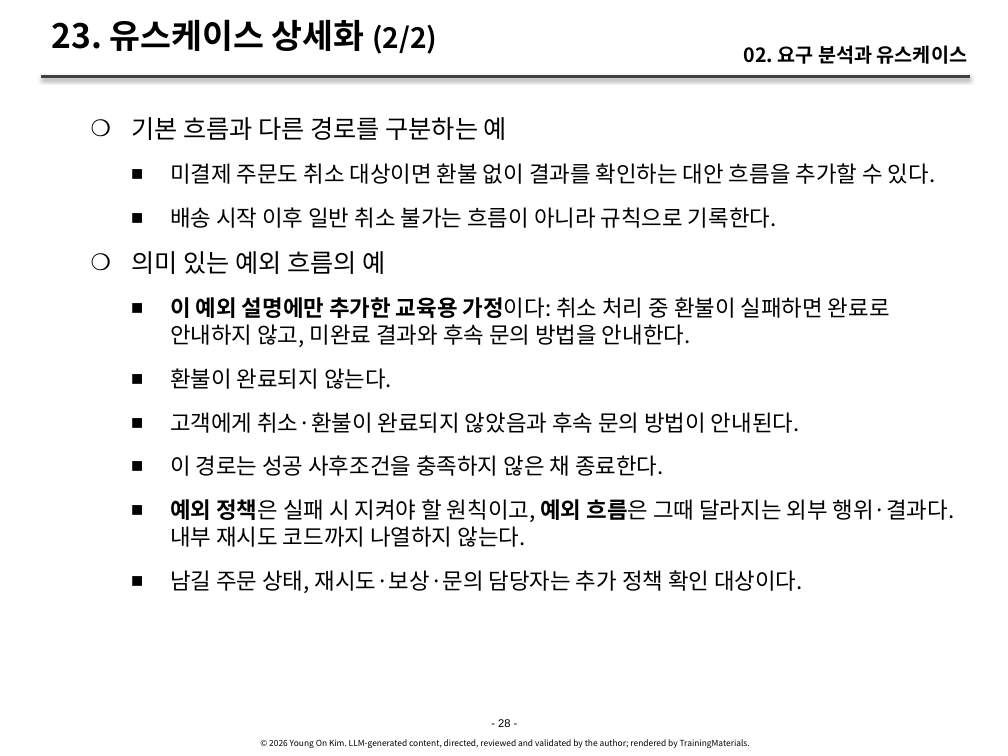
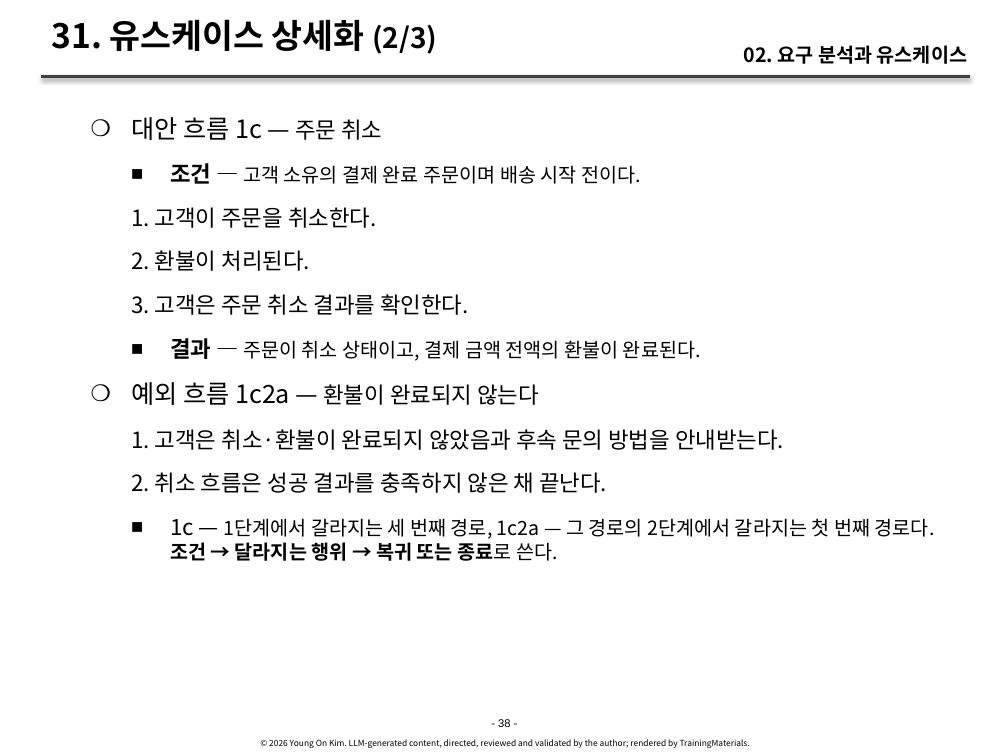
Before and after one commit to YoungSan77/TrainingMaterials, a slide deck: slide 38 of courses/ooad/sessions/s02.pptx (slide 28 before the commit). Drawn at 1008x756 pixels with LibreOffice and Linux fonts; fonts in the diff are those of the drawing. Boxes give left, top, right and bottom in pixels: in the first picture for what was removed or moved away, otherwise in the second. Text is boxed around its words. In the diff, an @@ line names an element or a change of style, - is before the commit and + after.

```diff
--- a/courses/ooad/sessions/s02.pptx
+++ b/courses/ooad/sessions/s02.pptx
@@ title at (51, 19, 437, 54): text changed @@
-23. 유스케이스 상세화 (2/2)
+31. 유스케이스 상세화 (2/3)
@@ text at (131, 117, 935, 561): text changed @@
-    ❍ 기본 흐름과 다른 경로를 구분하는 예
-      ■ 미결제 주문도 취소 대상이면 환불 없이 결과를 확인하는 대안 흐름을 추가할 수 있다.
-      ■ 배송 시작 이후 일반 취소 불가는 흐름이 아니라 규칙으로 기록한다.
-    ❍ 의미 있는 예외 흐름의 예
-      ■ 이 예외 설명에만 추가한 교육용 가정이다: 취소 처리 중 환불이 실패하면 완료로 안내하지 않고, 미완료 결과와 후속 문의 방법을 안내한다.
-      ■ 환불이 완료되지 않는다.
-      ■ 고객에게 취소·환불이 완료되지 않았음과 후속 문의 방법이 안내된다.
-      ■ 이 경로는 성공 사후조건을 충족하지 않은 채 종료한다.
-      ■ 예외 정책은 실패 시 지켜야 할 원칙이고, 예외 흐름은 그때 달라지는 외부 행위·결과다. 내부 재시도 코드까지 나열하지 않는다.
-      ■ 남길 주문 상태, 재시도·보상·문의 담당자는 추가 정책 확인 대상이다.
+    ❍ 대안 흐름 1c — 주문 취소
+      ■ 조건 — 고객 소유의 결제 완료 주문이며 배송 시작 전이다.
+      1. 고객이 주문을 취소한다.
+      2. 환불이 처리된다.
+      3. 고객은 주문 취소 결과를 확인한다.
+      ■ 결과 — 주문이 취소 상태이고, 결제 금액 전액의 환불이 완료된다.
+    ❍ 예외 흐름 1c2a — 환불이 완료되지 않는다
+      1. 고객은 취소·환불이 완료되지 않았음과 후속 문의 방법을 안내받는다.
+      2. 취소 흐름은 성공 결과를 충족하지 않은 채 끝난다.
+      ■ 1c — 1단계에서 갈라지는 세 번째 경로, 1c2a — 그 경로의 2단계에서 갈라지는 첫 번째 경로다. 조건 → 달라지는 행위 → 복귀 또는 종료로 쓴다.
@@ text at (498, 719, 510, 727): text changed @@
-- 28 -
+- 38 -
```
Also in this commit, not shown: 48 other slides changed, 18 slides added, 10 other files.
